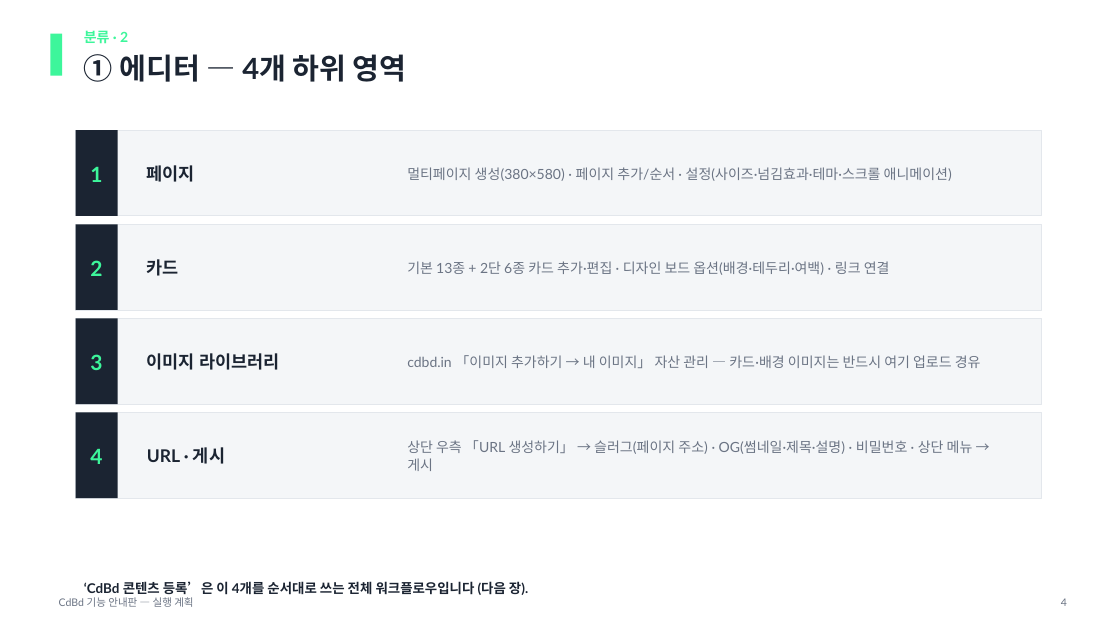
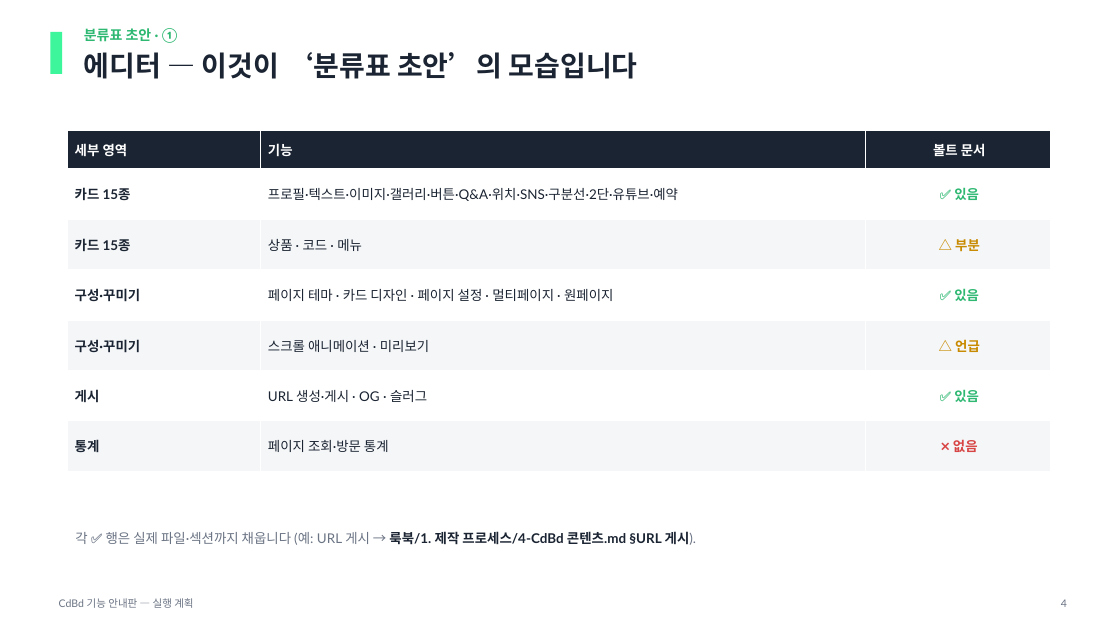
Before and after one commit to CdBd-in/design, a slide deck: slide 4 of _기능 안내판 실행 계획.pptx. Drawn at 1120x630 pixels with LibreOffice and Linux fonts; fonts in the diff are those of the drawing. Boxes give left, top, right and bottom in pixels: in the first picture for what was removed or moved away, otherwise in the second. Text is boxed around its words. In the diff, an @@ line names an element or a change of style, - is before the commit and + after.

```diff
--- a/_기능 안내판 실행 계획.pptx
+++ b/_기능 안내판 실행 계획.pptx
@@ rectangle: place and size @@
-rectangle at [0,0,1120,109]
+rectangle at [0,0,1120,105]
@@ text at [84,28,638,79]: text changed; size 25 to 24 pt @@
-분류 · 2
-① 에디터 — 4개 하위 영역
+분류표 초안 · ①
+에디터 — 이것이 ‘분류표 초안’의 모습입니다
@@ table added at [67,130,1050,471], 7 rows, 3 columns @@
+세부 영역 | 기능 | 볼트 문서
+카드 15종 | 프로필·텍스트·이미지·갤러리·버튼·Q&A·위치·SNS·구분선·2단·유튜브·예약 | ✅ 있음
+카드 15종 | 상품 · 코드 · 메뉴 | △ 부분
+구성·꾸미기 | 페이지 테마 · 카드 디자인 · 페이지 설정 · 멀티페이지 · 원페이지 | ✅ 있음
+구성·꾸미기 | 스크롤 애니메이션 · 미리보기 | △ 언급
+게시 | URL 생성·게시 · OG · 슬러그 | ✅ 있음
+통계 | 페이지 조회·방문 통계 | ❌ 없음
@@ rectangle removed at [76,130,1042,216] @@
@@ rectangle removed at [76,130,118,216] @@
@@ text removed at [90,166,102,182] @@
-1
@@ text removed at [147,165,195,182] @@
-페이지
@@ text removed at [407,167,952,181] @@
-멀티페이지 생성(380×580) · 페이지 추가/순서 · 설정(사이즈·넘김효과·테마·스크롤 애니메이션)
@@ rectangle removed at [76,224,1042,310] @@
@@ rectangle removed at [76,224,118,310] @@
@@ text removed at [90,260,102,276] @@
-2
@@ text removed at [147,259,179,276] @@
-카드
@@ text removed at [407,261,890,275] @@
-기본 13종 + 2단 6종 카드 추가·편집 · 디자인 보드 옵션(배경·테두리·여백) · 링크 연결
@@ rectangle removed at [76,318,1042,404] @@
@@ rectangle removed at [76,318,118,404] @@
@@ text removed at [90,354,102,370] @@
-3
@@ text removed at [147,353,279,370] @@
-이미지 라이브러리
@@ text removed at [407,355,981,368] @@
-cdbd.in 「이미지 추가하기 → 내 이미지」 자산 관리 — 카드·배경 이미지는 반드시 여기 업로드 경유
@@ rectangle removed at [76,413,1042,498] @@
@@ rectangle removed at [76,413,118,498] @@
@@ text removed at [90,449,102,464] @@
-4
@@ text removed at [147,447,225,464] @@
-URL · 게시
@@ text removed at [407,440,973,471] @@
-상단 우측 「URL 생성하기」 → 슬러그(페이지 주소) · OG(썸네일·제목·설명) · 비밀번호 · 상단 메뉴 → 게시
@@ text added at [75,531,696,545], 11.5 pt, text #1B2432, bold @@
+각 ✅ 행은 실제 파일·섹션까지 채웁니다 (예: URL 게시 → 룩북/1. 제작 프로세스/4-CdBd 콘텐츠.md §URL 게시).
@@ text removed at [84,581,528,595] @@
-‘CdBd 콘텐츠 등록’은 이 4개를 순서대로 쓰는 전체 워크플로우입니다 (다음 장).
```
Also in this commit, not shown: 6 other slides changed, 3 slides added, 3 slides removed, 2 other files.
